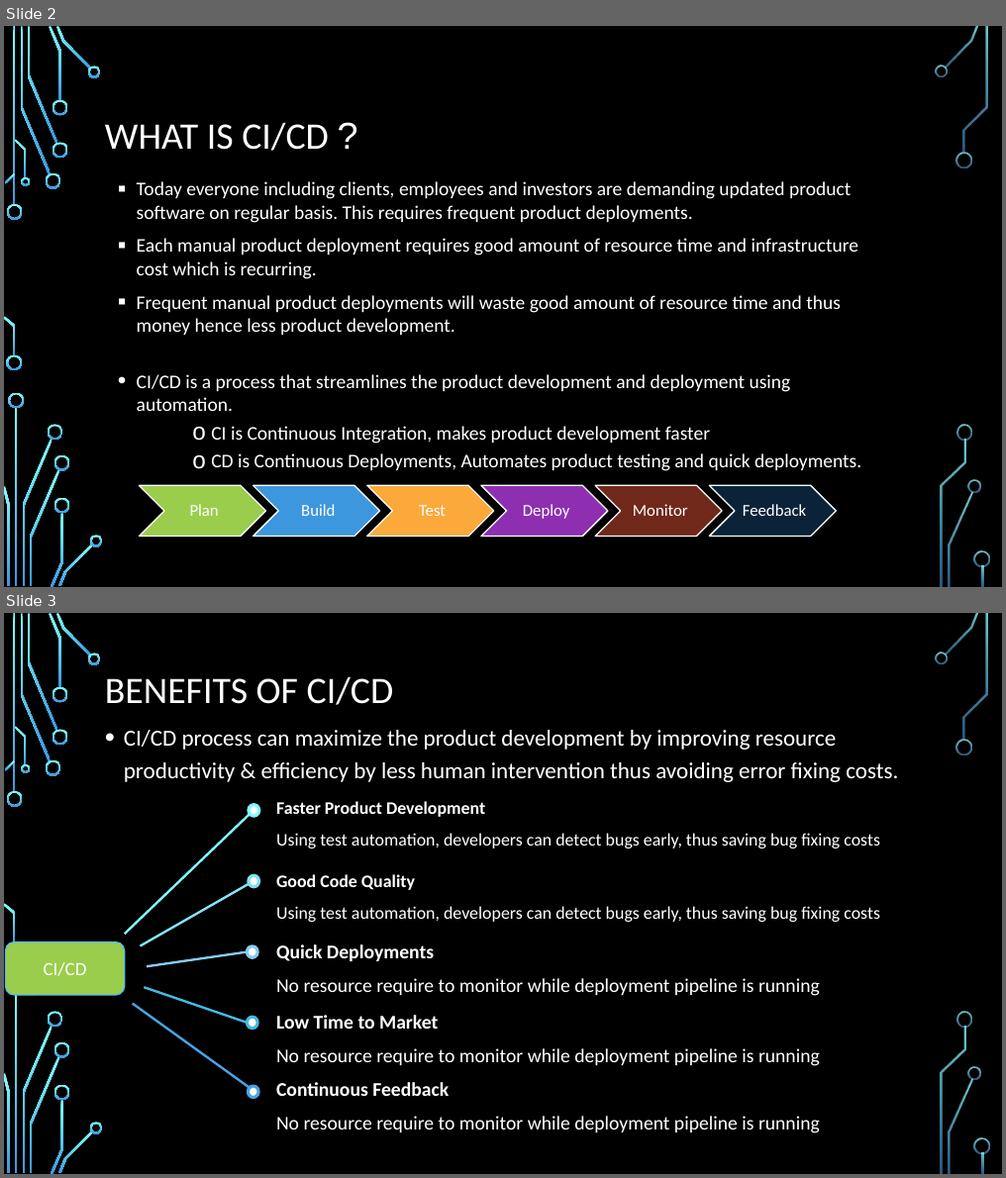
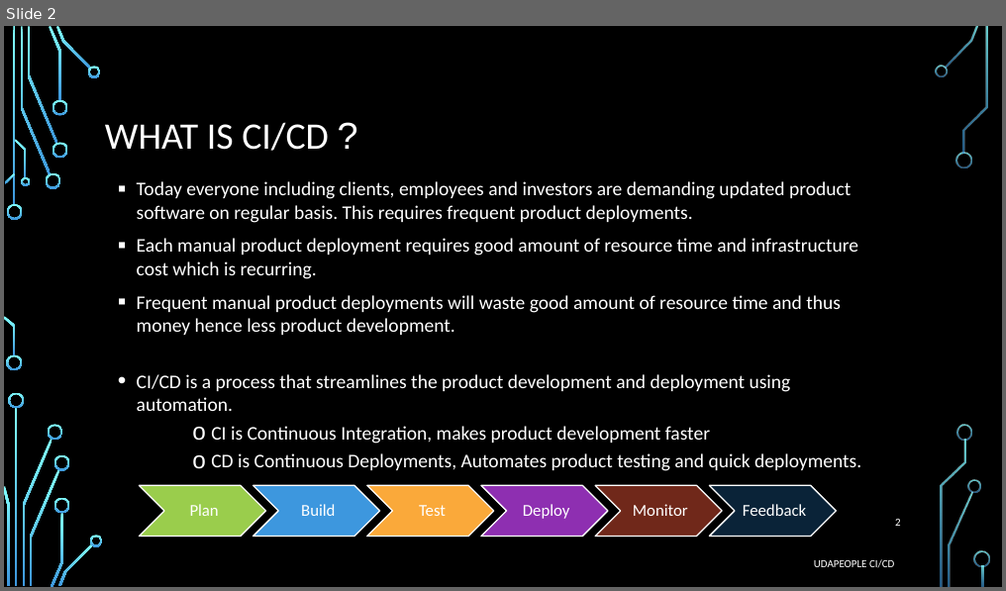
Before and after one commit to anshul-jain23/UdaPeople, a slide deck: presentation.pptx. Shown one above the other, each under a label of ours: slides 2 and 3 before the commit, slide 2 after it. The pictures are 1006x1178 and 1006x591 pixels, drawn with LibreOffice and Linux fonts; fonts in the diff are those of the drawing; background and template pictures are left out. Boxes give left, top, right and bottom in pixels: in the first picture for what was removed or moved away, otherwise in the second. Text is boxed around its words. In the diff, an @@ line names an element or a change of style, - is before the commit and + after.

```diff
--- a/presentation.pptx
+++ b/presentation.pptx
@@ slide 3 removed at box(4, 613, 1002, 1174), background picture (left out); not listed: 36 template elements that a slide beside it also shows @@
@@ title removed at box(105, 676, 394, 705) @@
-BENEFITS OF CI/CD
@@ text removed at box(124, 730, 898, 782) @@
-• CI/CD process can maximize the product development by improving resource productivity & efficiency by less human intervention thus avoiding error fixing costs.
@@ line removed from (125, 934) to (257, 806) @@
@@ ellipse removed at box(249, 805, 259, 816) @@
@@ text removed at box(276, 801, 880, 849) @@
-Faster Product Development
-Using test automation, developers can detect bugs early, thus saving bug fixing costs
@@ ellipse removed at box(249, 875, 258, 887) @@
@@ text removed at box(276, 874, 880, 922) @@
-Good Code Quality
-Using test automation, developers can detect bugs early, thus saving bug fixing costs
@@ line removed from (141, 947) to (249, 884) @@
@@ rounded rectangle removed at box(6, 943, 125, 995) @@
-CI/CD
@@ line removed from (147, 967) to (248, 953) @@
@@ ellipse removed at box(248, 947, 257, 959) @@
@@ text removed at box(276, 945, 820, 996) @@
-Quick Deployments
-No resource require to monitor while deployment pipeline is running
@@ line removed from (144, 987) to (248, 1023) @@
@@ line removed from (133, 1004) to (250, 1088) @@
@@ ellipse removed at box(248, 1017, 257, 1029) @@
@@ text removed at box(276, 1015, 820, 1066) @@
-Low Time to Market
-No resource require to monitor while deployment pipeline is running
@@ ellipse removed at box(249, 1086, 258, 1097) @@
@@ text removed at box(276, 1082, 820, 1134) @@
-Continuous Feedback
-No resource require to monitor while deployment pipeline is running
@@ slide 2 changed as well @@
@@ page number added at box(895, 519, 901, 526), 10.5 pt, text #FFFFFF @@
+2
@@ text added at box(814, 560, 894, 569), 10.5 pt, text #FFFFFF @@
+UDAPEOPLE CI/CD
```
Also in this commit, not shown: 1 other slide changed, 3 slides added, 1 other slide removed, 1 other file.
